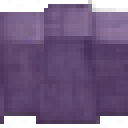
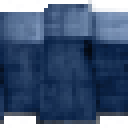
Before/after of a 128x128 layered artwork. What changed in the layer stack:
hid "Layer 0" over [0, 0, 128, 124]
